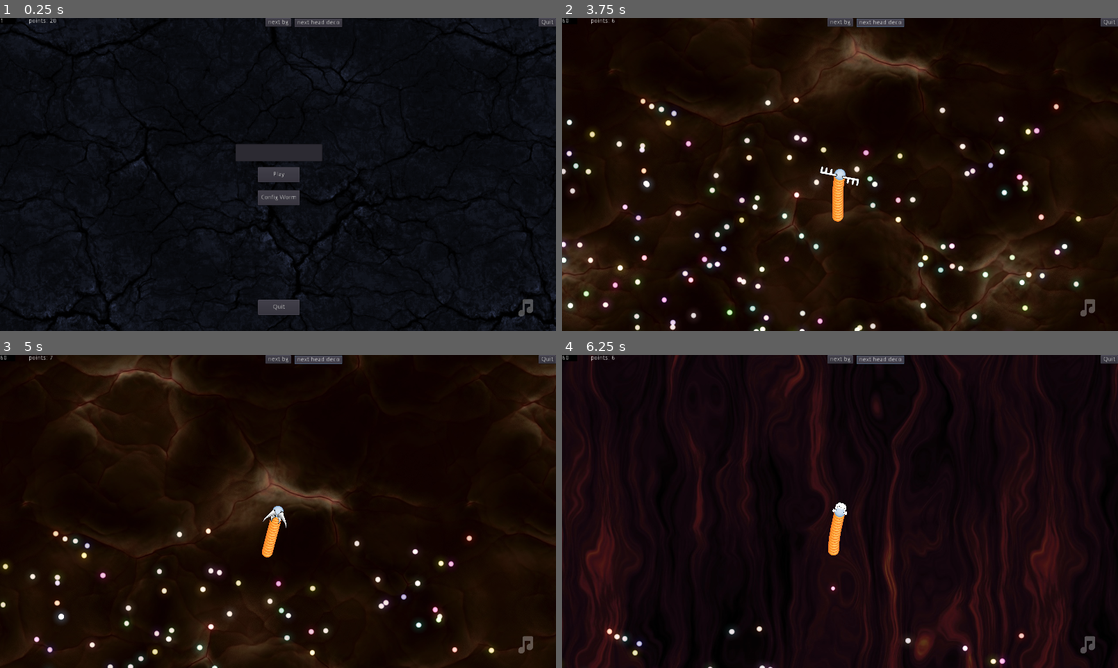
Above: before the commit, frames 1-4 (two rows, left to right).
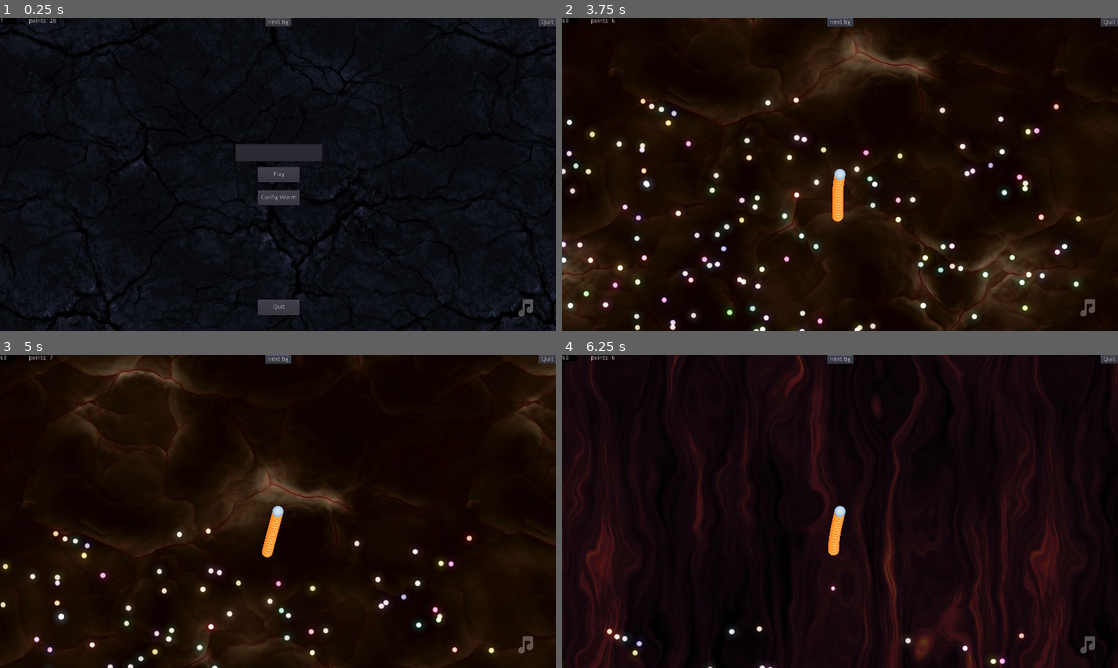
Above: after the commit, the same moments.

Repository: PostPollux/wriggly-worms
Game: Godot game, scene res://game.tscn
Same seed, same stepped clock (60 frames per second), same inputs: the game is played once before the commit and once after it. The engine's default icon, where the game draws it, is replaced by a stand-in: a white triangle on a blue panel in a dark square. Sound files missing from this copy of the repository are replaced by a short silence.
Inputs (mouse positions are in pixels of both pictures, inside the frame that each line leads up to):
- Up to frame 1 (0.25 s): no input
- Up to frame 2 (3.75 s): click (840, 152) at 0.52 s; type "Alex" at 0.6 s; click "Play" at 1.25 s; click "next bg" at 2 s; click "next bg" at 2.75 s; click (878, 21) at 3.5 s, where only the run before the commit has a clickable "next head deco"
- Up to frame 3 (5 s): click (316, 358) at 4.25 s, where only the run before the commit has a clickable "next head deco"
- Up to frame 4 (6.25 s): click "next bg" at 5 s; click (878, 358) at 5.75 s, where only the run before the commit has a clickable "next head deco"

The runs differ from the first frame. In frame 1, 0.2% of the frame differs, in the area x 53-62%, y 0-3%; in frame 2, 0.3%, in the area x 46-62%, y 0-54%; in frame 3, 0.3%; in frame 4, 0.3%.

Commit message:
make segment color configurable

Diff:
--- a/Debug/DebugOverlay.gd
+++ b/Debug/DebugOverlay.gd
@@ -5,6 +5,8 @@
 
 onready var FPSLabel : Label =$"ColorRect/Label"
 onready var points : Label = $"points"
+onready var custom_print : Label = $"custom print"
+onready var custom_print2 : Label = $"custom print2"
 
 
 func _ready() -> void:
@@ -16,6 +18,8 @@
 	FPSLabel.text = String(Engine.get_frames_per_second())
 	points.text = String(GameManager.current_points)
 
+	#custom_print.text = String( GameManager.Game.MusicPlayer.volume_db )
+	#custom_print2.text = String( GameManager.Game.MusicPlayer.get_playback_position() )
 
 func _on_Button_pressed() -> void:
 	get_tree().quit()
@@ -23,7 +27,3 @@
 
 func _on_Button2_pressed() -> void:
 	GameManager.Game.Map.next_background()
-
-
-func _on_Button3_pressed() -> void:
-	GameManager.own_worm.get_node("Head/Sprite/DecoSwitcher").activate_next()
--- a/Debug/DebugOverlay.tscn
+++ b/Debug/DebugOverlay.tscn
@@ -51,23 +51,32 @@
 "_edit_use_anchors_": false
 }
 
-[node name="Button3" type="Button" parent="."]
-anchor_left = 0.5
-anchor_right = 0.5
-margin_left = 37.5054
-margin_top = 0.663406
-margin_right = 96.5054
-margin_bottom = 20.6634
-text = "next head deco"
-__meta__ = {
-"_edit_use_anchors_": false
-}
-
 [node name="Label" type="Label" parent="."]
 margin_left = 66.0
 margin_right = 110.0
 margin_bottom = 14.0
 text = "points:"
+__meta__ = {
+"_edit_use_anchors_": false
+}
+
+[node name="custom print" type="Label" parent="."]
+margin_left = 235.0
+margin_top = 1.0
+margin_right = 449.0
+margin_bottom = 15.0
+__meta__ = {
+"_edit_use_anchors_": false
+}
+
+[node name="custom print2" type="Label" parent="."]
+margin_left = 235.569
+margin_top = 19.2016
+margin_right = 449.569
+margin_bottom = 33.2016
+__meta__ = {
+"_edit_use_anchors_": false
+}
 
 [node name="points" type="Label" parent="."]
 margin_left = 113.666
@@ -78,4 +87,3 @@
 }
 [connection signal="pressed" from="Button" to="." method="_on_Button_pressed"]
 [connection signal="pressed" from="Button2" to="." method="_on_Button2_pressed"]
-[connection signal="pressed" from="Button3" to="." method="_on_Button3_pressed"]
--- /dev/null
+++ b/Gui/SegmentButton.gd
@@ -0,0 +1,69 @@
+tool
+
+extends TextureButton
+
+
+# Declare member variables here. Examples:
+# var a: int = 2
+# var b: String = "text"
+
+onready var TextureBox : TextureRect = $"CenterContainer/TextureRect"
+onready var HoverTween : Tween = $"HoverTween"
+
+export var SegmentTexture : Texture = null
+
+
+# Called when the node enters the scene tree for the first time.
+func _ready() -> void:
+	if SegmentTexture != null:
+		TextureBox.texture = SegmentTexture
+
+
+
+# Called every frame. 'delta' is the elapsed time since the previous frame.
+func _process(delta: float) -> void:
+
+	# this is only to get a preview of the texture in the editor (together with the "tool" keyword)
+	if Engine.editor_hint:
+		if SegmentTexture != null:
+			TextureBox.texture = SegmentTexture
+
+
+func get_texture() -> Texture:
+	return TextureBox.texture
+
+
+func _on_TextureButton_mouse_entered() -> void:
+	HoverTween.interpolate_property(
+		TextureBox,
+		"rect_scale",
+		TextureBox.rect_scale,
+		Vector2(1.15,1.15),
+		0.25,
+		Tween.TRANS_CUBIC,
+		Tween.EASE_OUT)
+
+	HoverTween.start()
+
+
+
+func _on_TextureButton_mouse_exited() -> void:
+	HoverTween.interpolate_property(
+		TextureBox,
+		"rect_scale",
+		TextureBox.rect_scale,
+		Vector2(1.0,1.0),
+		0.25,
+		Tween.TRANS_CUBIC,
+		Tween.EASE_OUT)
+
+	HoverTween.start()
+
+
+func _on_SegmentButton_pressed() -> void:
+	for i in range(0,50):
+		GameManager.Game.visual_worm_config.Segments[i] = TextureBox.texture
+
+	# preview
+	for Segment in GameManager.Game.ConfigWorm.WormToConfig.Segments:
+		Segment.set_segment_texture(TextureBox.texture)
--- /dev/null
+++ b/Gui/SegmentButton.tscn
@@ -0,0 +1,40 @@
+[gd_scene load_steps=2 format=2]
+
+[ext_resource path="res://Gui/SegmentButton.gd" type="Script" id=2]
+
+[node name="SegmentButton" type="TextureButton"]
+margin_right = 40.0
+margin_bottom = 40.0
+rect_min_size = Vector2( 40, 40 )
+expand = true
+stretch_mode = 4
+script = ExtResource( 2 )
+__meta__ = {
+"_edit_use_anchors_": false
+}
+
+[node name="CenterContainer" type="CenterContainer" parent="."]
+anchor_right = 1.0
+anchor_bottom = 1.0
+mouse_filter = 2
+__meta__ = {
+"_edit_use_anchors_": false
+}
+
+[node name="TextureRect" type="TextureRect" parent="CenterContainer"]
+margin_right = 40.0
+margin_bottom = 40.0
+rect_min_size = Vector2( 40, 40 )
+rect_pivot_offset = Vector2( 20, 20 )
+mouse_filter = 2
+size_flags_horizontal = 7
+size_flags_vertical = 7
+expand = true
+__meta__ = {
+"_edit_use_anchors_": false
+}
+
+[node name="HoverTween" type="Tween" parent="."]
+[connection signal="mouse_entered" from="." to="." method="_on_TextureButton_mouse_entered"]
+[connection signal="mouse_exited" from="." to="." method="_on_TextureButton_mouse_exited"]
+[connection signal="pressed" from="." to="." method="_on_SegmentButton_pressed"]
--- a/Gui/WormConfigMenu.gd
+++ b/Gui/WormConfigMenu.gd
@@ -9,6 +9,7 @@
 onready var WWColorPicker : ColorPicker = $"Panel/VBoxContainer/Control/ColorPicker"
 onready var HeadDecoColorizationButton = $"Panel/VBoxContainer/HBoxContainer/HeadDecoColorizationButton"
 onready var SegmentDecoColorizationButton = $"Panel/VBoxContainer/HBoxContainer2/SegmentDecoColorizationButton"
+
 onready var SegmentDecoSwitcher : NodeSwitcher2D = $"SegmentDecoSwitcher"
 
 var ActiveColorizationButton : Button
--- a/Gui/WormConfigMenu.tscn
+++ b/Gui/WormConfigMenu.tscn
@@ -13,6 +13,19 @@
 [ext_resource path="res://Worms/SegmentDecorations/segment_splatter2_256.png" type="Texture" id=11]
 [ext_resource path="res://Worms/SegmentDecorations/segment_hair_256.png" type="Texture" id=12]
 [ext_resource path="res://Worms/SegmentDecorations/segment_horns_256.png" type="Texture" id=13]
+[ext_resource path="res://Worms/SegmentTextures/segment_dark_grey_256.png" type="Texture" id=14]
+[ext_resource path="res://Worms/SegmentTextures/segment_black_256.png" type="Texture" id=15]
+[ext_resource path="res://Gui/SegmentButton.tscn" type="PackedScene" id=16]
+[ext_resource path="res://Worms/SegmentTextures/segment_orange_256.png" type="Texture" id=17]
+[ext_resource path="res://Worms/SegmentTextures/segment_yellow_256.png" type="Texture" id=18]
+[ext_resource path="res://Worms/SegmentTextures/segment_light_grey_256.png" type="Texture" id=19]
+[ext_resource path="res://Worms/SegmentTextures/segment_cyan_256.png" type="Texture" id=20]
+[ext_resource path="res://Worms/SegmentTextures/segment_purple_256.png" type="Texture" id=21]
+[ext_resource path="res://Worms/SegmentTextures/segment_pink_256.png" type="Texture" id=22]
+[ext_resource path="res://Worms/SegmentTextures/segment_green_256.png" type="Texture" id=23]
+[ext_resource path="res://Worms/SegmentTextures/segment_light_blue_256.png" type="Texture" id=24]
+[ext_resource path="res://Worms/SegmentTextures/segment_light_yellow_256.png" type="Texture" id=25]
+[ext_resource path="res://Worms/SegmentTextures/segment_light_purple_256.png" type="Texture" id=26]
 
 [node name="WormConfigMenu" type="Control"]
 anchor_right = 1.0
@@ -36,6 +49,108 @@
 __meta__ = {
 "_edit_use_anchors_": false
 }
+
+[node name="Control" type="Control" parent="."]
+anchor_left = 0.361
+anchor_right = 0.361
+margin_left = -56.6102
+margin_top = 126.65
+margin_right = -16.6102
+margin_bottom = 166.65
+__meta__ = {
+"_edit_group_": true,
+"_edit_use_anchors_": false
+}
+
+[node name="GridContainer" type="GridContainer" parent="Control"]
+anchor_left = 0.5
+anchor_top = 0.5
+anchor_right = 0.5
+anchor_bottom = 0.5
+margin_left = -200.0
+margin_top = -20.0
+margin_right = 200.0
+margin_bottom = 20.0
+custom_constants/vseparation = 5
+custom_constants/hseparation = 5
+columns = 9
+__meta__ = {
+"_edit_use_anchors_": false
+}
+
+[node name="SegmentButton" parent="Control/GridContainer" instance=ExtResource( 16 )]
+texture_normal = ExtResource( 23 )
+SegmentTexture = ExtResource( 15 )
+
+[node name="SegmentButton2" parent="Control/GridContainer" instance=ExtResource( 16 )]
+margin_left = 45.0
+margin_right = 85.0
+texture_normal = ExtResource( 23 )
+SegmentTexture = ExtResource( 14 )
+
+[node name="SegmentButton3" parent="Control/GridContainer" instance=ExtResource( 16 )]
+margin_left = 90.0
+margin_right = 130.0
+texture_normal = ExtResource( 23 )
+SegmentTexture = ExtResource( 19 )
+
+[node name="SegmentButton4" parent="Control/GridContainer" instance=ExtResource( 16 )]
+margin_left = 135.0
+margin_right = 175.0
+texture_normal = ExtResource( 23 )
+SegmentTexture = ExtResource( 21 )
+
+[node name="SegmentButton5" parent="Control/GridContainer" instance=ExtResource( 16 )]
+margin_left = 180.0
+margin_right = 220.0
+texture_normal = ExtResource( 23 )
+SegmentTexture = ExtResource( 22 )
+
+[node name="SegmentButton6" parent="Control/GridContainer" instance=ExtResource( 16 )]
+margin_left = 225.0
+margin_right = 265.0
+texture_normal = ExtResource( 23 )
+SegmentTexture = ExtResource( 17 )
+
+[node name="SegmentButton7" parent="Control/GridContainer" instance=ExtResource( 16 )]
+margin_left = 270.0
+margin_right = 310.0
+texture_normal = ExtResource( 23 )
+SegmentTexture = ExtResource( 18 )
+
+[node name="SegmentButton8" parent="Control/GridContainer" instance=ExtResource( 16 )]
+margin_left = 315.0
+margin_right = 355.0
+texture_normal = ExtResource( 23 )
+SegmentTexture = ExtResource( 23 )
+
+[node name="SegmentButton9" parent="Control/GridContainer" instance=ExtResource( 16 )]
+margin_left = 360.0
+margin_right = 400.0
+texture_normal = ExtResource( 23 )
+SegmentTexture = ExtResource( 20 )
+
+[node name="SegmentButton10" parent="Control/GridContainer" instance=ExtResource( 16 )]
+margin_top = 45.0
+margin_bottom = 85.0
+texture_normal = ExtResource( 23 )
+SegmentTexture = ExtResource( 26 )
+
+[node name="SegmentButton11" parent="Control/GridContainer" instance=ExtResource( 16 )]
+margin_left = 45.0
+margin_top = 45.0
+margin_right = 85.0
+margin_bottom = 85.0
+texture_normal = ExtResource( 23 )
+SegmentTexture = ExtResource( 24 )
+
+[node name="SegmentButton12" parent="Control/GridContainer" instance=ExtResource( 16 )]
+margin_left = 90.0
+margin_top = 45.0
+margin_right = 130.0
+margin_bottom = 85.0
+texture_normal = ExtResource( 23 )
+SegmentTexture = ExtResource( 25 )
 
 [node name="Panel" type="Panel" parent="."]
 anchor_left = 0.5
--- a/Worms/Segment.gd
+++ b/Worms/Segment.gd
@@ -6,8 +6,12 @@
 var PreviousSegment : Node2D
 var distance_correct : bool = false
 var segment_number : int
+var segment_texture : Texture
+var segment_deco_texture : Texture
+var segment_deco_tint : Color
 
 onready var Decoration : Sprite = $"Sprite/Decoration"
+onready var SegmentSprite : Sprite = $"Sprite"
 
 signal update_next_segment
 
@@ -15,7 +19,11 @@
 # Called when the node enters the scene tree for the first time.
 func _ready() -> void:
 	PreviousSegment.connect("update_next_segment", self, "update_segment")
-
+	Decoration.modulate = segment_deco_tint
+	if segment_deco_texture != null:
+		Decoration.texture = segment_deco_texture
+	if segment_texture != null:
+		SegmentSprite.texture = segment_texture
 
 # Called every frame. 'delta' is the elapsed time since the previous frame.
 func _process(delta: float) -> void:
@@ -38,6 +46,9 @@
 func set_decoration(texture : Texture) -> void:
 	if is_instance_valid(Decoration):
 		Decoration.texture = texture
+
+func set_segment_texture(texture : Texture) -> void:
+	SegmentSprite.texture = texture
 
 
 
--- a/Worms/Worm.gd
+++ b/Worms/Worm.gd
@@ -35,6 +35,9 @@
 var visual_config : Dictionary = {
 	"HeadDeco" : "none",
 	"SegmentDeco" : null,
+	"Segments" : {
+		0 : null # holds the texture
+	},
 	"colors" : {
 		"HeadDecoColor" : Color(1,1,1,1),
 		"SegmentDecoColor" : Color(1,1,1,1)
@@ -99,6 +102,13 @@
 	Segment.Worm = self
 	Segment.segment_number = current_segment_count
 
+	# apply visual configuration
+	Segment.segment_deco_texture = visual_config["SegmentDeco"]
+	Segment.segment_deco_tint = visual_config.colors["SegmentDecoColor"]
+
+	if visual_config.Segments.has(current_segment_count % 50):
+		Segment.segment_texture = visual_config.Segments[current_segment_count % 50]
+
 	if current_segment_count == 0:
 		Segment.PreviousSegment = Head
 
--- a/game.gd
+++ b/game.gd
@@ -19,7 +19,10 @@
 
 var visual_worm_config : Dictionary = {
 	"HeadDeco" : "none",
-	"SegmentDeco" : null,
+	"SegmentDeco" : null, # holds the texture
+	"Segments" : {
+		0 : null # holds the texture
+	},
 	"colors" : {
 		"HeadDecoColor" : Color(1,1,1,1),
 		"SegmentDecoColor" : Color(1,1,1,1)
Not shown: 1 places in Gui/WormConfigMenu.tscn that only renumber resources
